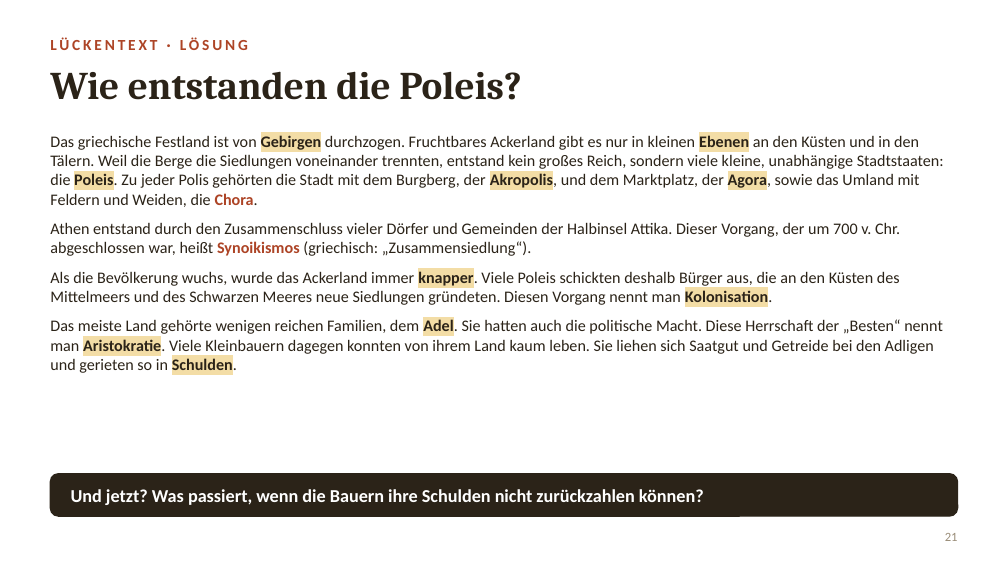
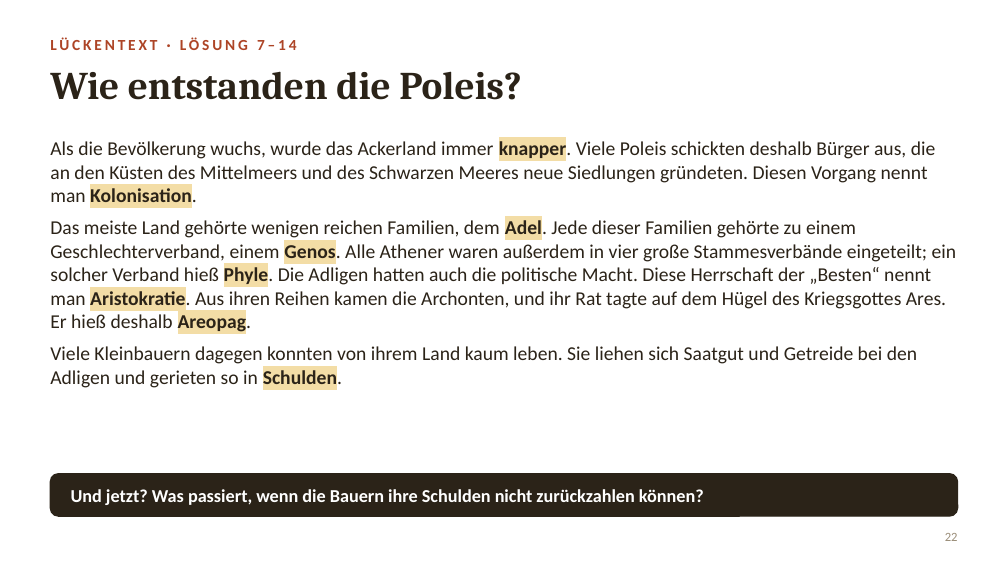
Before and after one commit to golzkonstantin-gif/Schule, a slide deck: slide 22 of Geschichte_11/Doppelstunde_Solon/Folien_Doppelstunde_Drakon_Solon.pptx (slide 21 before the commit). Drawn at 1008x567 pixels with LibreOffice and Linux fonts; fonts in the diff are those of the drawing. Boxes give left, top, right and bottom in pixels: in the first picture for what was removed or moved away, otherwise in the second. Text is boxed around its words. In the diff, an @@ line names an element or a change of style, - is before the commit and + after.

```diff
--- a/Geschichte_11/Doppelstunde_Solon/Folien_Doppelstunde_Drakon_Solon.pptx
+++ b/Geschichte_11/Doppelstunde_Solon/Folien_Doppelstunde_Drakon_Solon.pptx
@@ text at <box>50,37,297,50</box>: text changed @@
-LÜCKENTEXT · LÖSUNG
+LÜCKENTEXT · LÖSUNG 7–14
@@ text at <box>50,134,944,256</box>: paragraphs removed @@
-Das griechische Festland ist von Gebirgen durchzogen. Fruchtbares Ackerland gibt es nur in kleinen Ebenen an den Küsten und in den Tälern. Weil die Berge die Siedlungen voneinander trennten, entstand kein großes Reich, sondern viele kleine, unabhängige Stadtstaaten: die Poleis. Zu jeder Polis gehörten die Stadt mit dem Burgberg, der Akropolis, und dem Marktplatz, der Agora, sowie das Umland mit Feldern und Weiden, die Chora.
-Athen entstand durch den Zusammenschluss vieler Dörfer und Gemeinden der Halbinsel Attika. Dieser Vorgang, der um 700 v. Chr. abgeschlossen war, heißt Synoikismos (griechisch: „Zusammensiedlung“).
@@ text at <box>50,139,936,208</box>: size 11.5 to 14 pt in "Als die Bevölkerung wuchs, wurde das Ackerland ..." @@
@@ text at <box>50,218,957,390</box>: text changed; size 11.5 to 14 pt @@
-Das meiste Land gehörte wenigen reichen Familien, dem Adel. Sie hatten auch die politische Macht. Diese Herrschaft der „Besten“ nennt man Aristokratie. Viele Kleinbauern dagegen konnten von ihrem Land kaum leben. Sie liehen sich Saatgut und Getreide bei den Adligen und gerieten so in Schulden.
+Das meiste Land gehörte wenigen reichen Familien, dem Adel. Jede dieser Familien gehörte zu einem Geschlechterverband, einem Genos. Alle Athener waren außerdem in vier große Stammesverbände eingeteilt; ein solcher Verband hieß Phyle. Die Adligen hatten auch die politische Macht. Diese Herrschaft der „Besten“ nennt man Aristokratie. Aus ihren Reihen kamen die Archonten, und ihr Rat tagte auf dem Hügel des Kriegsgottes Ares. Er hieß deshalb Areopag.
+Viele Kleinbauern dagegen konnten von ihrem Land kaum leben. Sie liehen sich Saatgut und Getreide bei den Adligen und gerieten so in Schulden.
```
Also in this commit, not shown: 12 other slides changed, 1 slide added, 1 other file.
